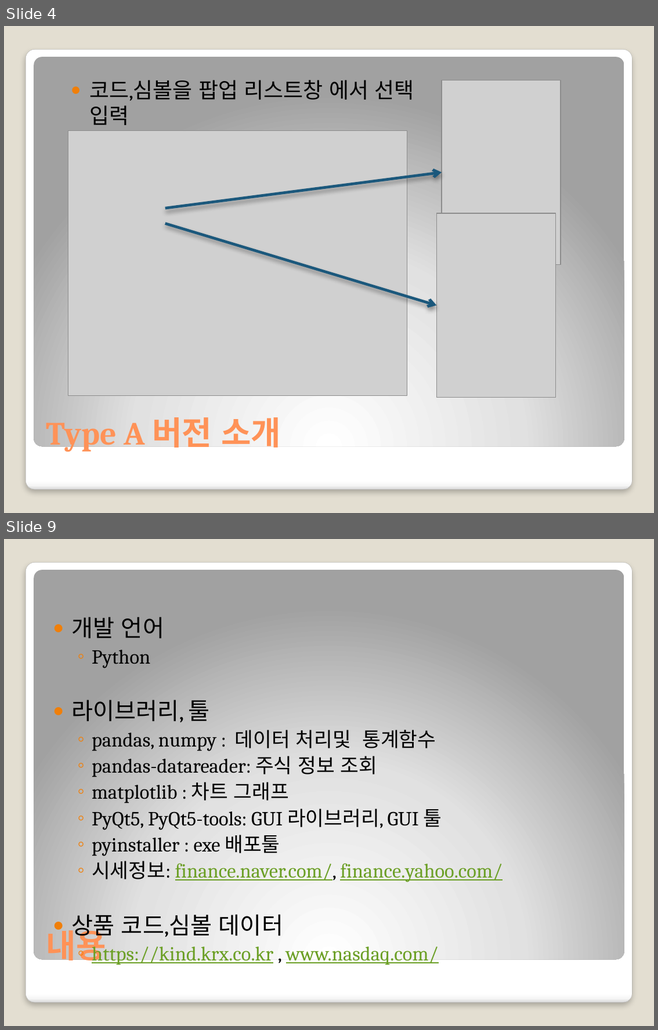
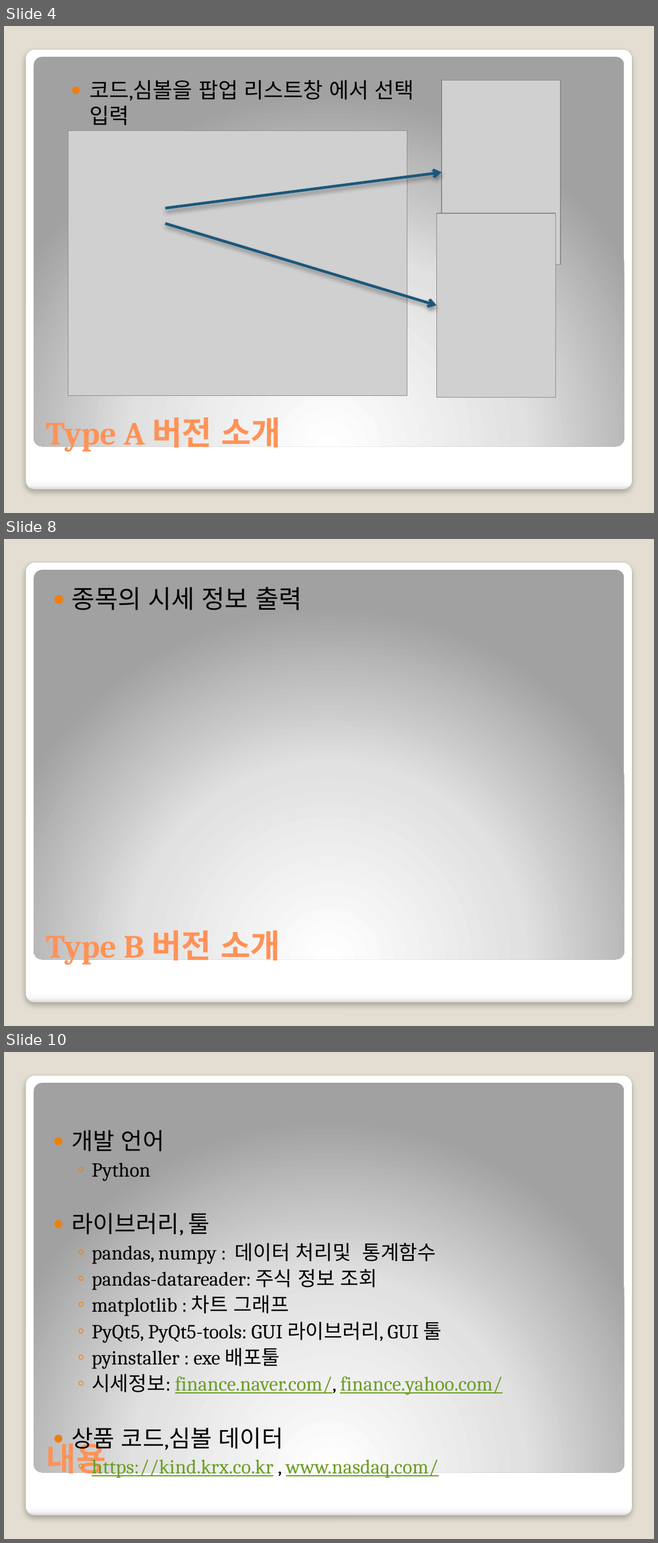
Before and after one commit to nbvc1003/stockAnalyst, a slide deck: 중간프로젝트2차_금융상품 분석툴20191224.pptx. Shown one above the other, each under a label of ours: slides 4 and 9 before the commit, slides 4, 8 and 10 after it; the slides between them are not shown. The pictures are 658x1030 and 658x1543 pixels, drawn with LibreOffice and Linux fonts; fonts in the diff are those of the drawing; grey boxes stand for pictures. Boxes give left, top, right and bottom in pixels: in the first picture for what was removed or moved away, otherwise in the second. Text is boxed around its words. In the diff, an @@ line names an element or a change of style, - is before the commit and + after.

```diff
--- a/중간프로젝트2차_금융상품 분석툴20191224.pptx
+++ b/중간프로젝트2차_금융상품 분석툴20191224.pptx
@@ slide 8 added at bbox=[4, 539, 654, 1026], background #E3DED1; not listed: 2 template elements that a slide beside it also shows @@
@@ text added at bbox=[71, 587, 302, 610], 28 pt, text #000000 @@
+● 종목의 시세 정보 출력
@@ title added at bbox=[46, 931, 280, 965], 36 pt, text #FF9258, bold @@
+Type B 버전 소개
@@ what was slide 9 is now slide 10 @@
```
Also in this commit, not shown: 4 slides changed.
